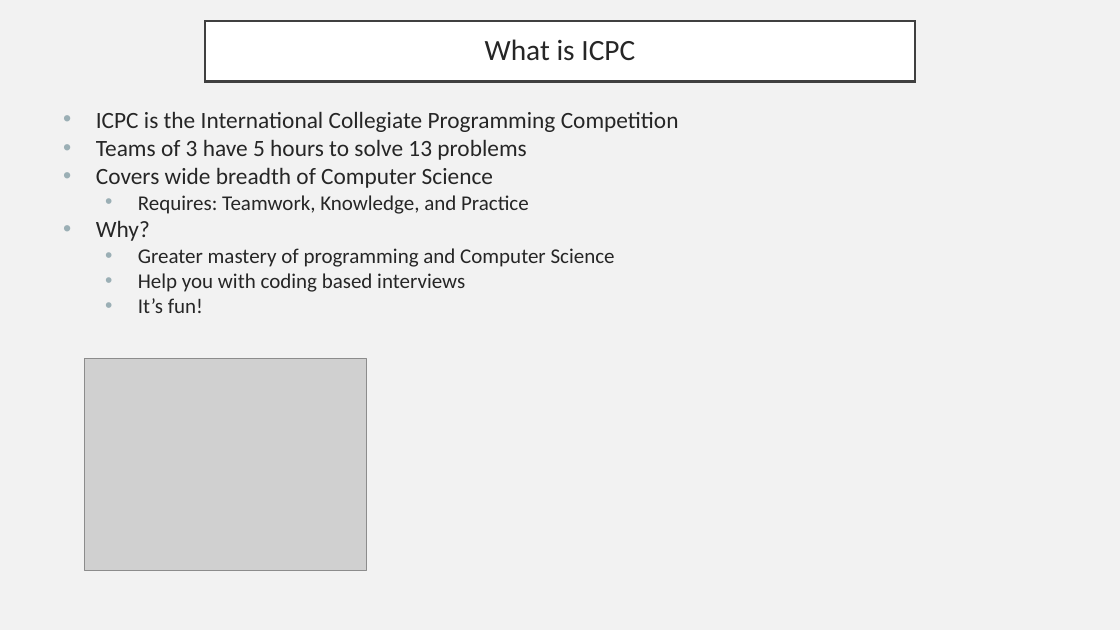
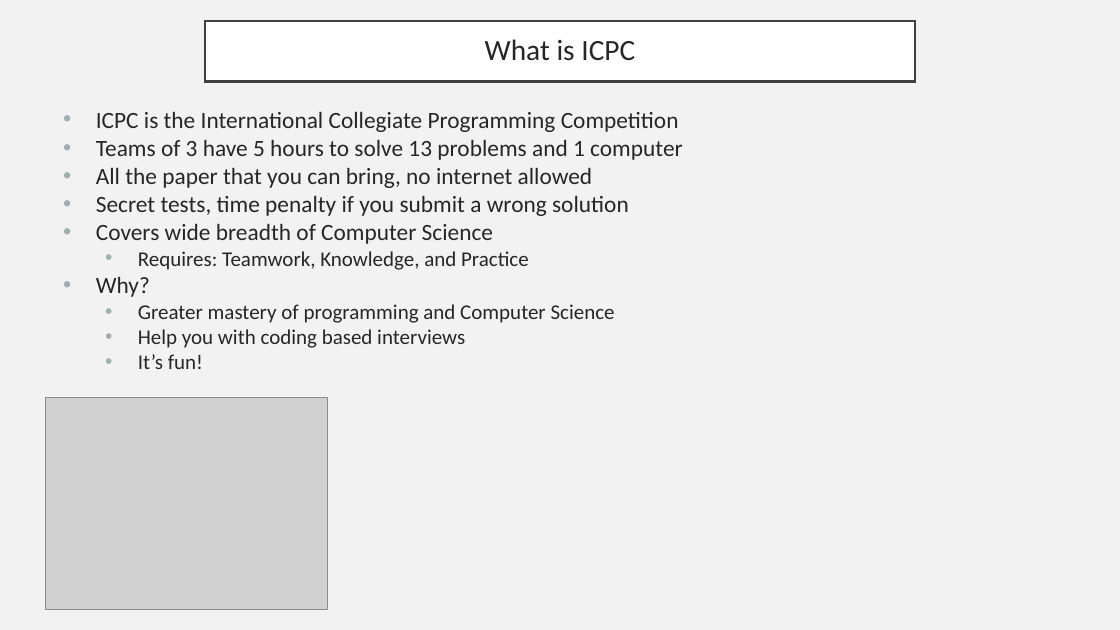
Before and after one commit to ryan-pelchat/competitive-programming-bootcamp-summer-2026, a slide deck: slide 3 of slides/day0_slides.pptx. Drawn at 1120x630 pixels with LibreOffice and Linux fonts; fonts in the diff are those of the drawing; grey boxes stand for pictures. Boxes give left, top, right and bottom in pixels: in the first picture for what was removed or moved away, otherwise in the second. Text is boxed around its words. In the diff, an @@ line names an element or a change of style, - is before the commit and + after.

Commit message:
Day 0, 1, and 2 slides

```diff
--- a/slides/day0_slides.pptx
+++ b/slides/day0_slides.pptx
@@ text at (96,139,683,216): text changed @@
-• Teams of 3 have 5 hours to solve 13 problems
+• Teams of 3 have 5 hours to solve 13 problems and 1 computer
+• All the paper that you can bring, no internet allowed
+• Secret tests, time penalty if you submit a wrong solution
@@ picture: place and size @@
-picture at (84,359,366,570)
+picture at (45,398,328,609)
```
Also in this commit, not shown: 2 other slides changed, 5 slides added, 1 slide removed, 6 other files.
